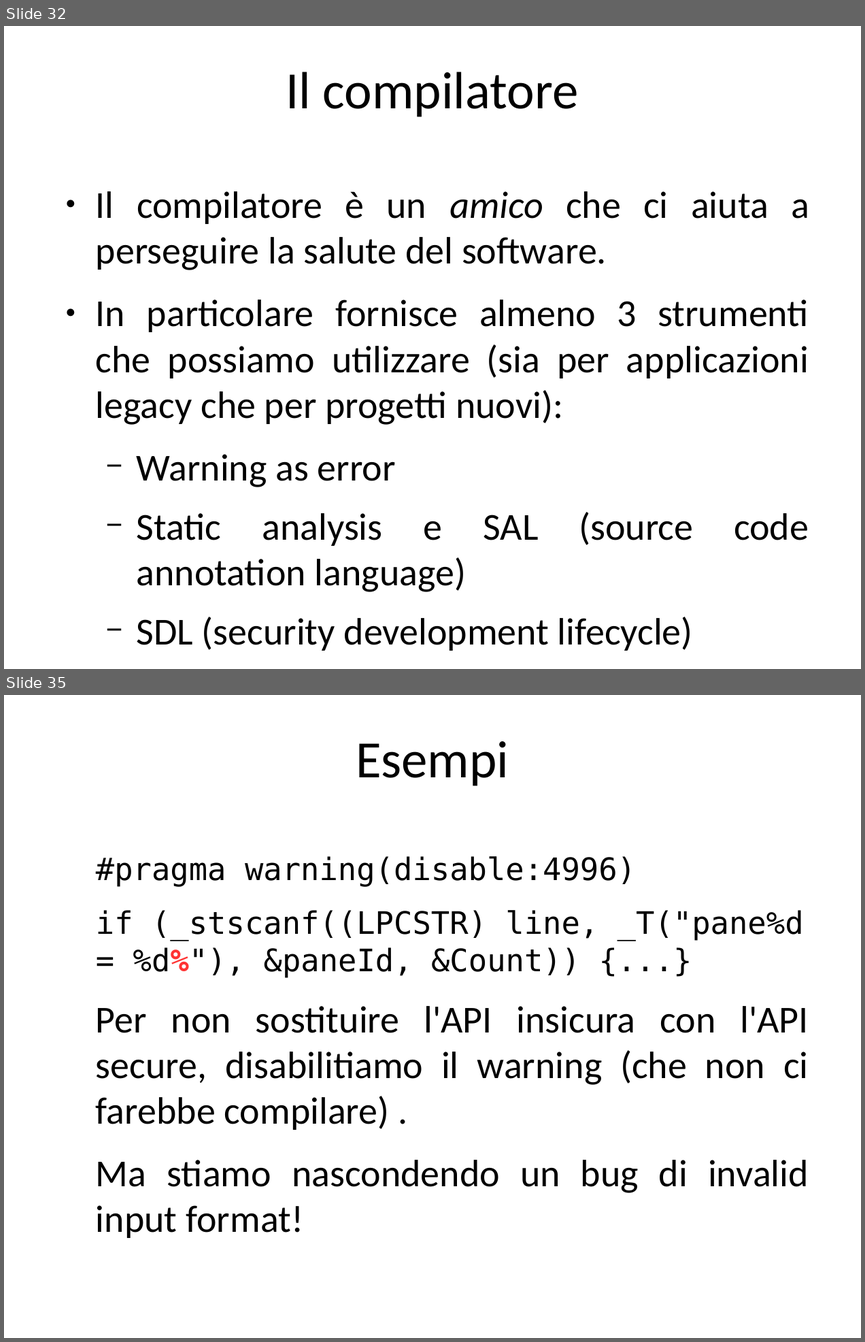
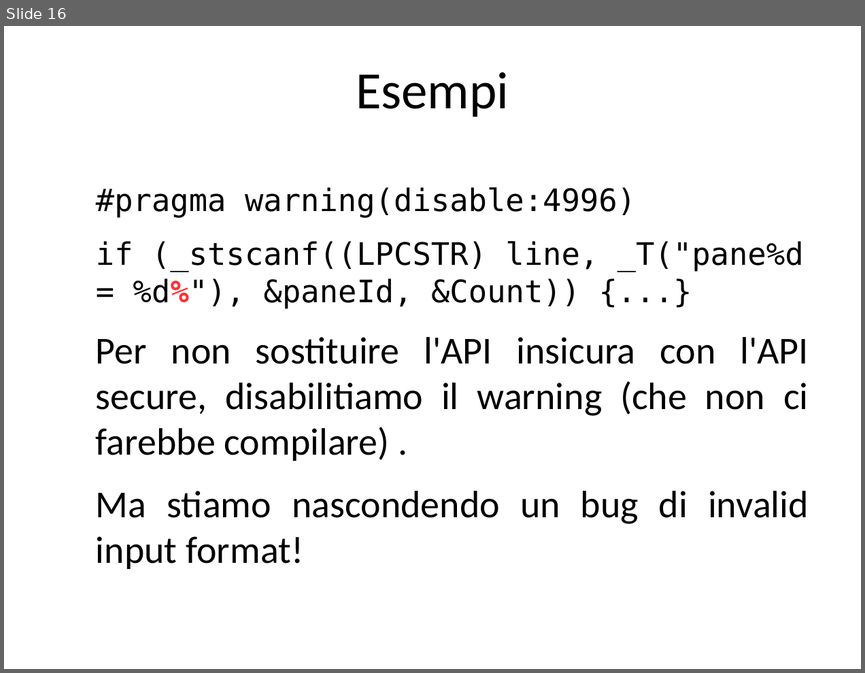
Before and after one commit to guidop/CDays14, a slide deck: CDays14.odp. Shown one above the other, each under a label of ours: slides 32 and 35 before the commit, slide 16 after it; the slides between them are not shown. The pictures are 865x1342 and 865x673 pixels, drawn with LibreOffice and Linux fonts; fonts in the diff are those of the drawing. Boxes give left, top, right and bottom in pixels: in the first picture for what was removed or moved away, otherwise in the second. Text is boxed around its words. In the diff, an @@ line names an element or a change of style, - is before the commit and + after.

Commit message:
altre slides + un altro progettino

```diff
--- a/CDays14.odp
+++ b/CDays14.odp
@@ slide 32 removed at [4,26,861,669], background #FFFFFF @@
@@ title removed at [286,72,579,117] @@
-Il compilatore
@@ text removed at [96,191,809,650] @@
-● Il compilatore è un amico che ci aiuta a perseguire la salute del software.
-● In particolare fornisce almeno 3 strumenti che possiamo utilizzare (sia per applicazioni legacy che per progetti nuovi):
-  − Warning as error
-  − Static analysis e SAL (source code annotation language)
-  − SDL (security development lifecycle)
@@ what was slide 35 is now slide 16 @@
```
Also in this commit, not shown: 5 slides changed, 12 slides added, 26 other slides removed, 10 other files.
